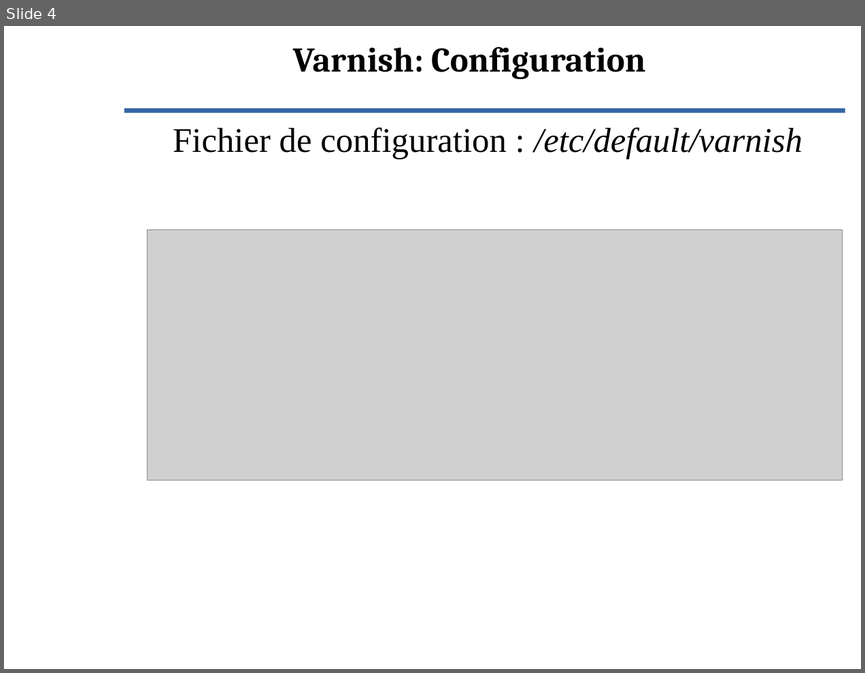
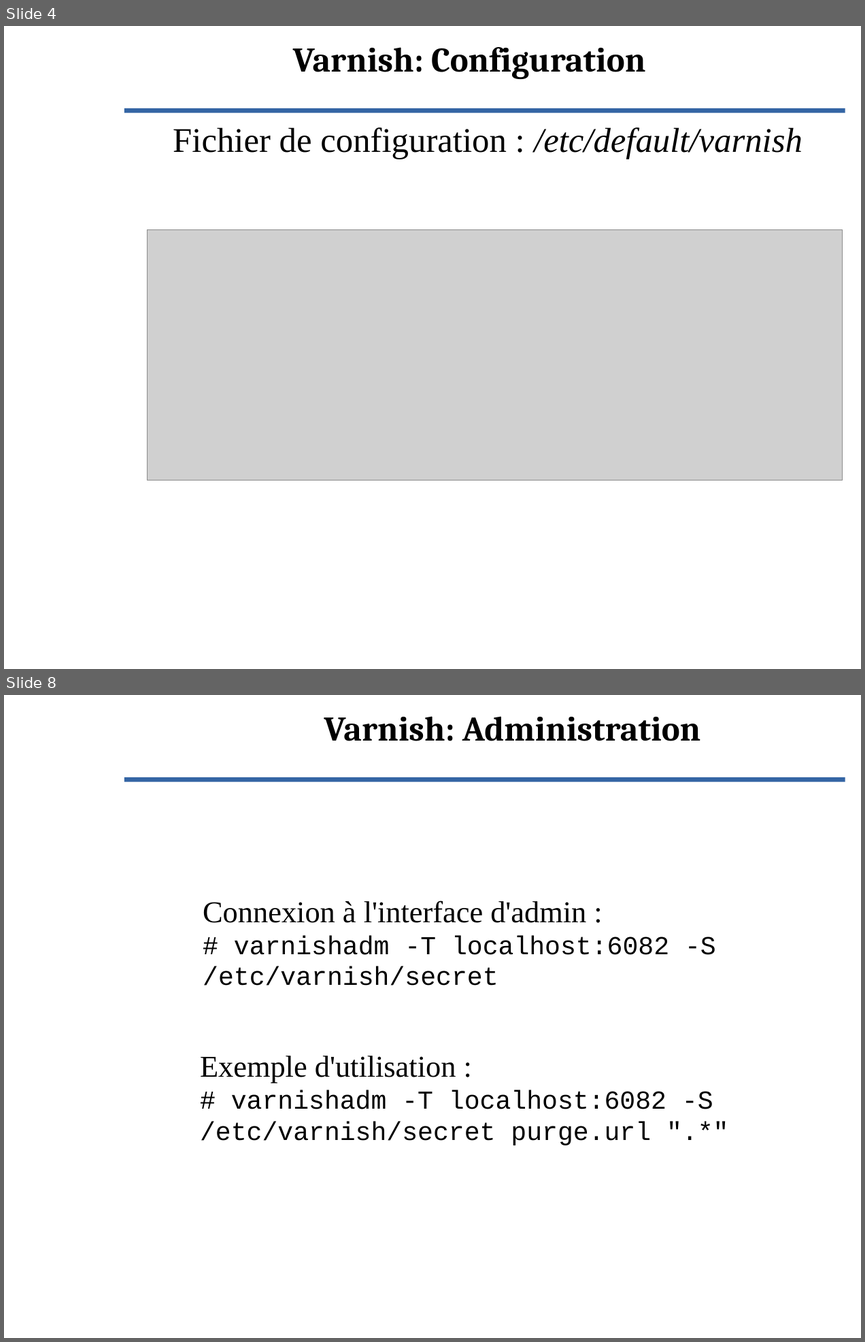
Before and after one commit to Evolix/evoformations, a slide deck: slides/varnish.odp. Shown one above the other, each under a label of ours: slide 4 before the commit, slides 4 and 8 after it; the slides between them are not shown. The pictures are 865x673 and 865x1342 pixels, drawn with LibreOffice and Linux fonts; fonts in the diff are those of the drawing; grey boxes stand for pictures; background and template pictures are left out. Boxes give left, top, right and bottom in pixels: in the first picture for what was removed or moved away, otherwise in the second. Text is boxed around its words. In the diff, an @@ line names an element or a change of style, - is before the commit and + after.

Commit message:
Write missing parts in varnish.odp.

```diff
--- a/slides/varnish.odp
+++ b/slides/varnish.odp
@@ slide 8 added at (4,695,861,1338), background picture (left out); not listed: 1 template element that a slide beside it also shows @@
@@ title added at (324,716,701,741), 32 pt, text #000000, bold @@
+Varnish: Administration
@@ text added at (203,900,716,985), 24 pt, text #000000 @@
+Connexion à l'interface d'admin :
+# varnishadm -T localhost:6082 -S /etc/varnish/secret
@@ text added at (200,1055,713,1145), 24 pt, text #000000 @@
+Exemple d'utilisation :
+# varnishadm -T localhost:6082 -S /etc/varnish/secret purge.url ".*"
```
Also in this commit, not shown: 3 slides changed, 2 other slides added.
